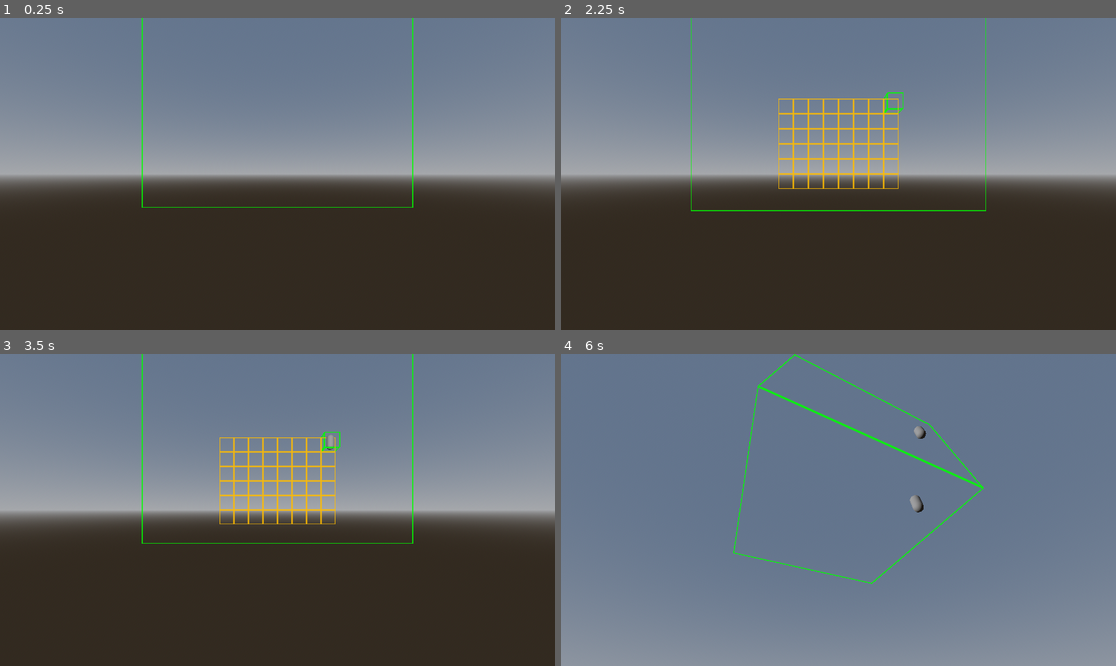
Above: before the commit, frames 1-4 (two rows, left to right).
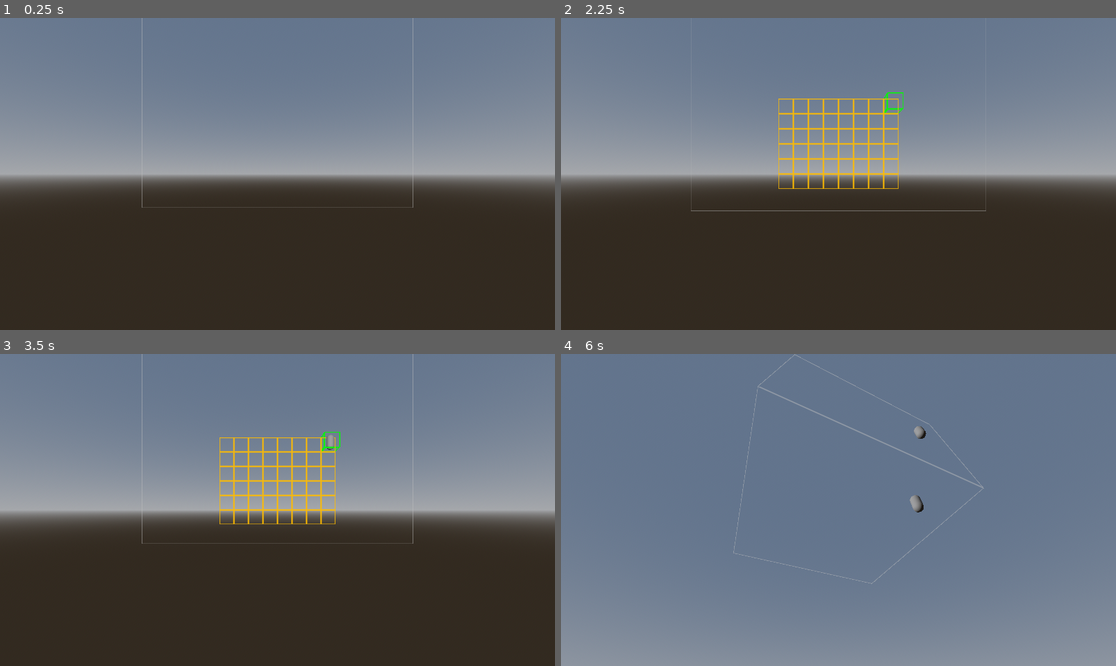
Above: after the commit, the same moments.

Repository: atrus159/MGT
Game: Godot game, scene res://game.tscn
The game is run twice, just before and just after one commit, with the same random seed, the same clock (stepped at 60 frames per second) and the same inputs.
Inputs (mouse positions are in pixels of both pictures, inside the frame that each line leads up to):
- Up to frame 1 (0.25 s): no input
- Up to frame 2 (2.25 s): tap Enter at 0.5, 2 s; move the mouse to (960, 158) at 0.52 s; click (960, 158) at 0.6 s; tap Space at 0.77, 1.25, 1.52 s; move the mouse to (727, 189) at 1.27 s; right-click (727, 189) at 1.35 s; click (727, 189) at 1.55 s; move the mouse to (894, 105) at 2.02 s; tap Mouse wheel up (Camera_Zoom_In) at 2.1 s
- Up to frame 3 (3.5 s): click (333, 441) at 2.3 s; tap Space at 2.75, 3.02 s; move the mouse to (249, 572) at 2.77 s; tap Mouse wheel down (Camera_Zoom_Out) at 2.85 s; click (249, 572) at 3.05 s
- Up to frame 4 (6 s): tap Enter at 3.5 s; move the mouse to (1005, 556) at 3.52 s; click (1005, 556) at 3.6 s; tap Space at 3.77, 4.25, 4.52 s; move the mouse to (672, 463) at 4.27 s; click (672, 463) at 4.35 s; move the mouse to (866, 510) at 5.02 s; hold Right mouse button (Camera_Rotate) 5.03-5.78 s; click (866, 510) at 5.3 s; move the mouse to (755, 432) at 5.77 s; tap Mouse wheel up (Camera_Zoom_In) at 5.85 s

The runs differ from the first frame. In frame 1, 0.4% of the frame differs, in the area x 25-75%, y 0-61%; in frame 2, 0.4%; in frame 3, 0.4%; in frame 4, 0.9%, in the area x 31-77%, y 0-74%.
Error in both runs: Invalid type in function '_place_character' in base 'MultiMeshInstance3D (grid.gd)'. The array of argument 1 (Array) does not have the same element type as the…

Commit message:
emergency backup

Diff:
--- a/assets/shaders/bounding_shader.gdshader
+++ b/assets/shaders/bounding_shader.gdshader
@@ -1,11 +1,10 @@
 shader_type spatial;
 render_mode unshaded;
 
-uniform vec4 wire_color : source_color = vec4(0.0, 1.0, 0.0, 1.0);
+instance uniform vec4 wire_color : source_color = vec4(0.0, 1.0, 0.0, 1.0);
 uniform float wire_width = 2.0;
 
 varying vec3 bary;
-
 
 void vertex() {
 	vec2 bary_xy = UV;
@@ -20,5 +19,5 @@
     float edge = min(a3.x, a3.z);//min(min(a3.x, a3.y), a3.z);
 
     ALBEDO = wire_color.rgb;
-	ALPHA = 1.0 - edge;
+	ALPHA = wire_color.a - edge;
 }
--- a/scripts/grid.gd
+++ b/scripts/grid.gd
@@ -47,6 +47,9 @@
 	BoundingBox.mesh = boxArrayMesh.make(spacing*length,spacing*width,spacing*height)
 	BoundingBox.mesh.surface_set_material(0, bounding_material)
 	BoundingBox.position = startingPoint
+	var grey = Color.GRAY
+	grey.a = 0.5
+	BoundingBox.set_instance_shader_parameter("wire_color", grey)
 
 	gridCells.resize(length)
 	for i in range(length):
@@ -107,6 +110,18 @@
 		"array": pointList,
 		"instance": rangeMeshInstance
 	}
+
+func _make_line(point: Array[int], direction: Array[int]):
+	var pointList = []
+	if direction == [0,0,0]:
+		return
+	var curPoint = point
+	while _in_bounds(curPoint):
+		pointList.append(curPoint)
+		curPoint = [curPoint[0]+direction[0],curPoint[1]+direction[1],curPoint[2]+direction[2]]
+	var lineMesh = boxArrayMesh._make_from_array(pointList,spacing)
+	var lineInstance = MeshInstance3D.new()
+	#collision body
 
 func _place_character(point: Array[int]):
 	var newChar = characterTemplate.instantiate()
--- a/selector.gd
+++ b/selector.gd
@@ -111,16 +111,22 @@
 					style.selected,
 					fullBox
 				)
-
-			if Input.is_action_just_pressed("Select"):
-				mode = modes.FREE
-				Globals.zoom_lockout = false
-				selection.hide()
-				field._clear_data_states()
-				selectorSuspend = 0
-				field._move_character(selectedChar,selectedPos)
-				selectedChar = null
-				rangeMesh.queue_free()
+			var inRange = rangeCells.has(selectedPos)
+			if inRange:
+				selection.get_node("SelectionMesh").set_instance_shader_parameter("wire_color", Color.GREEN)
+				if Input.is_action_just_pressed("Select"):
+					mode = modes.FREE
+					Globals.zoom_lockout = false
+					selection.hide()
+					field._clear_data_states()
+					selectorSuspend = 0
+					field._move_character(selectedChar,selectedPos)
+					selectedChar = null
+					rangeMesh.queue_free()
+			else:
+				var red = Color.RED
+				red.a = 0.5
+				selection.get_node("SelectionMesh").set_instance_shader_parameter("wire_color", red)
 		modes.PLACING:
 			field._clear_data_states()
 			field._set_data_states_plane(startingPlane,style.starting)
